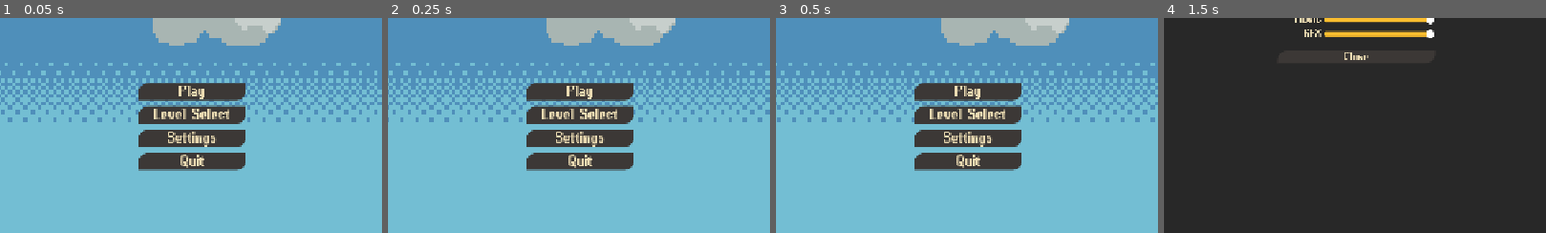
Above: before the commit, frames 1-4 (left to right).
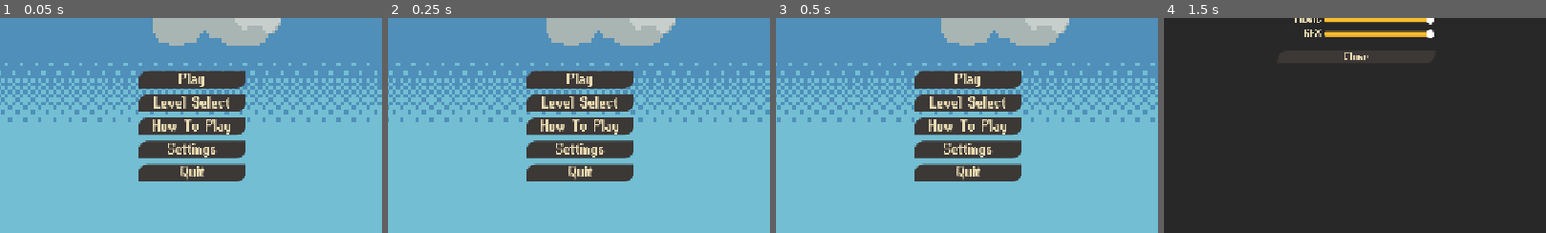
Above: after the commit, the same moments.

Repository: hutnerr/gmtk-jam-2025
Game: Godot game, scene res://00_main/Main.tscn
Two runs of this game, one before a commit and one after it. Both use one fixed random seed, a clock stepped at 60 frames per second and the inputs below.
Inputs (mouse positions are % of the whole screen's width and height, from its top left):
- Up to frame 1 (0.05 s): no input
- Up to frame 2 (0.25 s): no input
- Up to frame 3 (0.5 s): no input
- Up to frame 4 (1.5 s): click "Settings" at 0.5 s; click (50, 75) at 1.25 s, where only the run after the commit has a clickable "How To Play"
The pictures show only the part of the screen within x 25-75%, y 50-100%; the shares and areas given below are measured in that part.

The runs differ from the first frame. In frame 1, 11% of the frame differs, in the area x 36-65%, y 24-76%; in frame 2, 11%; in frame 3, 11%; in frame 4, nothing differs.

Commit message:
how to play

Diff:
--- /dev/null
+++ b/01_user-interface/how-to-play/HowToPlay.tscn
@@ -0,0 +1,52 @@
+[gd_scene load_steps=4 format=3 uid="uid://qp16i2cd76xl"]
+
+[ext_resource type="Theme" uid="uid://fg7vl58y3nn0" path="res://99_resources/main_theme.tres" id="1_74mi8"]
+[ext_resource type="Script" uid="uid://delq3qqr4iivg" path="res://01_user-interface/how-to-play/how_to_play.gd" id="1_l6cnn"]
+
+[sub_resource type="StyleBoxFlat" id="StyleBoxFlat_jkwh1"]
+bg_color = Color(0.156863, 0.156863, 0.156863, 1)
+
+[node name="HowToPlay" type="Control"]
+layout_mode = 3
+anchors_preset = 15
+anchor_right = 1.0
+anchor_bottom = 1.0
+grow_horizontal = 2
+grow_vertical = 2
+theme = ExtResource("1_74mi8")
+script = ExtResource("1_l6cnn")
+
+[node name="Panel" type="Panel" parent="."]
+layout_mode = 1
+anchors_preset = 15
+anchor_right = 1.0
+anchor_bottom = 1.0
+grow_horizontal = 2
+grow_vertical = 2
+theme_override_styles/panel = SubResource("StyleBoxFlat_jkwh1")
+
+[node name="Label" type="Label" parent="Panel"]
+layout_mode = 1
+anchors_preset = 15
+anchor_right = 1.0
+anchor_bottom = 1.0
+grow_horizontal = 2
+grow_vertical = 2
+text = "to play you must kill all of the enemies, you do this by touching them.
+
+to move the player, you must define your loop using the preset commands. the sequence that is set is the way
+the player will move across the grid.
+
+the smalls sequence will repeat until either you complete the level, significantly go out of bounds, or manually stop it
+
+you can always open the settings menu using ESC as well. "
+horizontal_alignment = 1
+vertical_alignment = 1
+
+[node name="GoodBoyButton" type="Button" parent="Panel"]
+layout_mode = 0
+offset_left = 599.0
+offset_top = 512.0
+offset_right = 785.0
+offset_bottom = 565.0
+text = "I Understand"
--- /dev/null
+++ b/01_user-interface/how-to-play/how_to_play.gd
@@ -0,0 +1,11 @@
+extends Control
+
+const MAIN_MENU = "res://00_main/Main.tscn"
+
+@onready var goodBoyButton: Button = $Panel/GoodBoyButton
+
+func _ready() -> void:
+	goodBoyButton.pressed.connect(onGoodBoyButtonPressed)
+
+func onGoodBoyButtonPressed() -> void:
+	SceneTransitioner.change_scene(MAIN_MENU)
--- a/01_user-interface/main-menu/MainMenu.tscn
+++ b/01_user-interface/main-menu/MainMenu.tscn
@@ -73,6 +73,11 @@
 script = ExtResource("3_shm1l")
 metadata/_custom_type_script = "uid://wtkip6i1f07w"
 
+[node name="HowToPlayButton" type="Button" parent="PanelContainer/VBoxContainer/ButtonMarginContainer/ButtonVBox"]
+layout_mode = 2
+theme_type_variation = &"MainMenuButton"
+text = "How To Play"
+
 [node name="SettingsButton" type="Button" parent="PanelContainer/VBoxContainer/ButtonMarginContainer/ButtonVBox"]
 layout_mode = 2
 theme_type_variation = &"MainMenuButton"
--- a/01_user-interface/main-menu/main_menu.gd
+++ b/01_user-interface/main-menu/main_menu.gd
@@ -3,25 +3,34 @@
 @onready var playButton: Button = $PanelContainer/VBoxContainer/ButtonMarginContainer/ButtonVBox/PlayButton
 @onready var levelSelectButton: Button = $PanelContainer/VBoxContainer/ButtonMarginContainer/ButtonVBox/LevelSelButton
 @onready var levelSelectMenu: Control = $LevelSelect
+@onready var howToPlayButton: Button = $PanelContainer/VBoxContainer/ButtonMarginContainer/ButtonVBox/HowToPlayButton
 @onready var settingsButton: Button = $PanelContainer/VBoxContainer/ButtonMarginContainer/ButtonVBox/SettingsButton
 @onready var quitButton: Button = $PanelContainer/VBoxContainer/ButtonMarginContainer/ButtonVBox/QuitButton
 
 const FIRST_LEVEL: String = "res://05_levels/1/Level1.tscn"
+const HOW_TO_PLAY: String = "res://01_user-interface/how-to-play/HowToPlay.tscn"
 
 func _ready() -> void:
 	playButton.pressed.connect(onPlayButtonPressed)
 	levelSelectButton.pressed.connect(onLevelSelectButtonButtonPressed)
 	settingsButton.pressed.connect(onSettingsButtonButtonPressed)
 	quitButton.pressed.connect(onQuitButtonPressed)
+	howToPlayButton.pressed.connect(onHowToPlayButtonPressed)
 
 func onPlayButtonPressed() -> void:
+	levelSelectMenu.visible = false
 	SceneTransitioner.change_scene(FIRST_LEVEL)
 
 func onLevelSelectButtonButtonPressed() -> void:
 	levelSelectMenu.visible = !levelSelectMenu.visible
 	print("Level Select Button Pressed")
 
+func onHowToPlayButtonPressed() -> void:
+	levelSelectMenu.visible = false
+	SceneTransitioner.change_scene(HOW_TO_PLAY)
+
 func onSettingsButtonButtonPressed() -> void:
+	levelSelectMenu.visible = false
 	KeyboardDetector.escPressed.emit() # this is kinda monkey
 
 func onQuitButtonPressed() -> void:
--- a/02_globals/looper/Looper.gd
+++ b/02_globals/looper/Looper.gd
@@ -35,7 +35,7 @@
 				break
 
 			# TODO: make an animation and await that being done here instead
-			await get_tree().create_timer(1.0).timeout
+			await get_tree().create_timer(0.25).timeout
 
 			if not looping: # if we've stopped looping during our wait
 				break
--- a/05_levels/1/Level1.tscn
+++ b/05_levels/1/Level1.tscn
@@ -18,30 +18,18 @@
 tile_map_data = PackedByteArray("AAAMAAUAAAAAAAAAAAAMAAQAAAAAAAAAAAAMAAMAAAAAAAAAAAAMAAIAAAAAAAAAAAAMAAEAAAAAAAAAAAAMAA …(1840 unchanged characters)…
 tile_set = ExtResource("2_ugyno")
 
+[node name="PuzzleMenu" parent="." instance=ExtResource("6_orw7w")]
+
 [node name="GameObjects" type="Node" parent="."]
 
 [node name="Player" parent="GameObjects" instance=ExtResource("4_emupe")]
-position = Vector2(349, 288)
+position = Vector2(290, 289)
 
 [node name="Completion" parent="GameObjects" instance=ExtResource("3_0p04f")]
-position = Vector2(418, 95)
+position = Vector2(544, 95)
 
 [node name="Completion2" parent="GameObjects" instance=ExtResource("3_0p04f")]
-position = Vector2(288, 160)
-
-[node name="Completion3" parent="GameObjects" instance=ExtResource("3_0p04f")]
-position = Vector2(371, 221)
-
-[node name="Completion4" parent="GameObjects" instance=ExtResource("3_0p04f")]
-position = Vector2(255, 220)
-
-[node name="Completion5" parent="GameObjects" instance=ExtResource("3_0p04f")]
-position = Vector2(194, 94)
-
-[node name="Completion6" parent="GameObjects" instance=ExtResource("3_0p04f")]
-position = Vector2(287, 75)
-
-[node name="PuzzleMenu" parent="." instance=ExtResource("6_orw7w")]
+position = Vector2(415, 219)
 
 [node name="Camera2D" type="Camera2D" parent="."]
 anchor_mode = 0
Not shown, added: 01_user-interface/how-to-play/how_to_play.gd.uid
